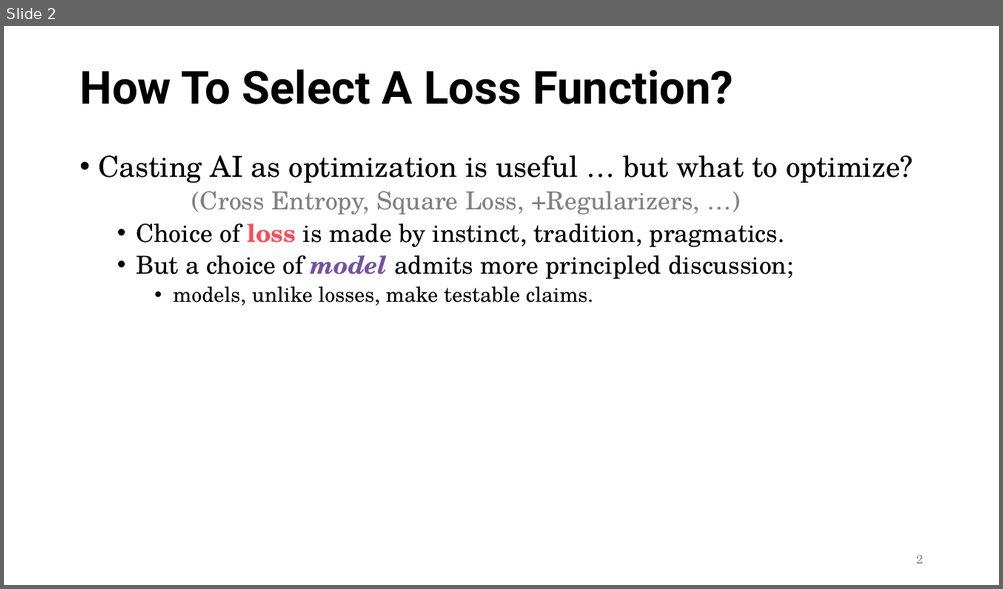
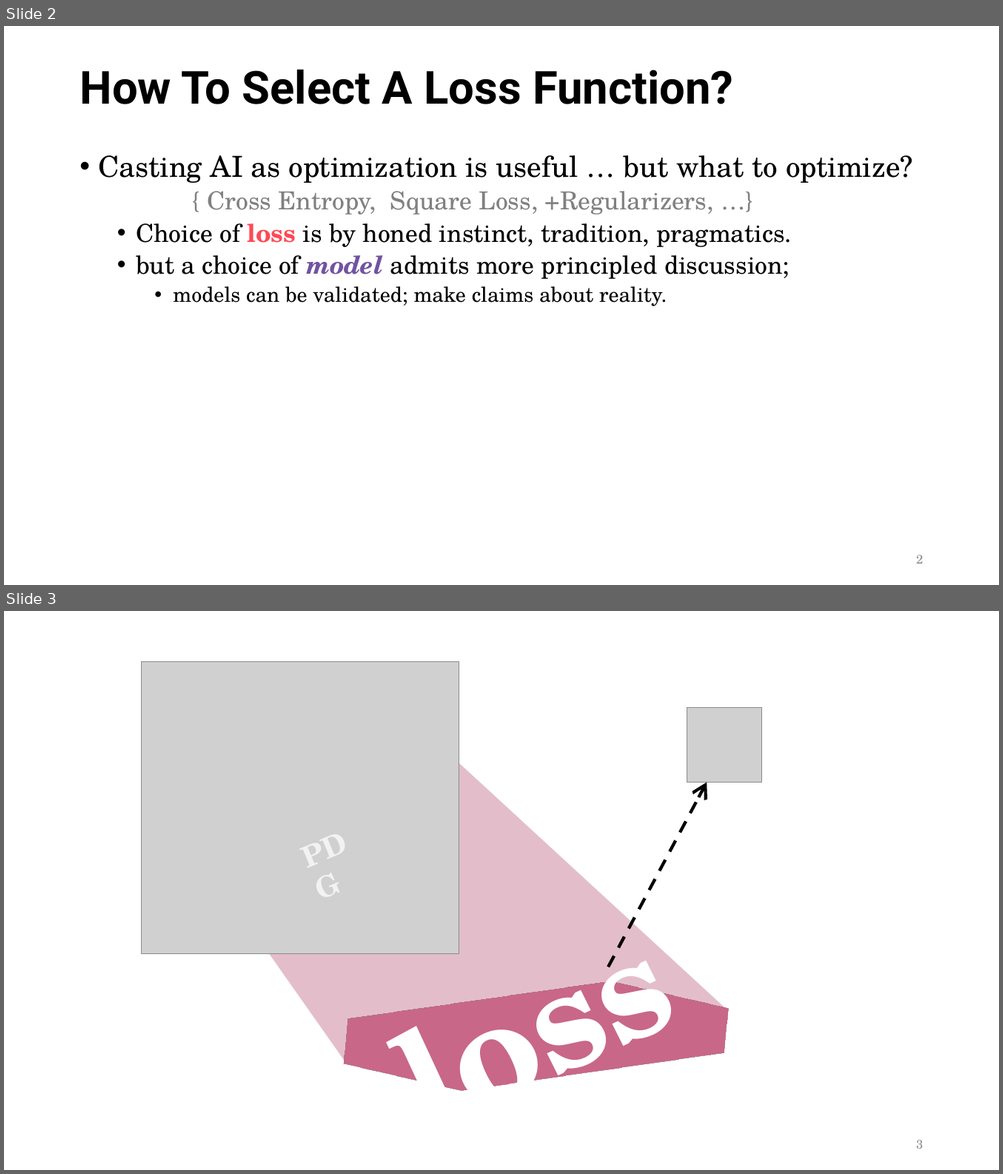
Before and after one commit to orichardson/pdg-expts, a slide deck: present/ai-seminar-2023/one-true-loss--45min.pptx. Shown one above the other, each under a label of ours: slide 2 before the commit, slides 2 and 3 after it. The pictures are 1003x589 and 1003x1174 pixels, drawn with LibreOffice and Linux fonts; fonts in the diff are those of the drawing; grey boxes stand for pictures. Boxes give left, top, right and bottom in pixels: in the first picture for what was removed or moved away, otherwise in the second. Text is boxed around its words. In the diff, an @@ line names an element or a change of style, - is before the commit and + after.

Commit message:
changes to one-true-loss.pptx??

```diff
--- a/present/ai-seminar-2023/one-true-loss--45min.pptx
+++ b/present/ai-seminar-2023/one-true-loss--45min.pptx
@@ slide 3 added at box(4, 611, 999, 1170), background #FFFFFF @@
@@ picture added at box(142, 662, 458, 954) @@
@@ picture added at box(688, 708, 762, 783) @@
@@ freeform shape added at box(246, 728, 726, 1064), fill #E3BECA @@
@@ arrow added from (609, 967) to (707, 783), #000000 3 pt dashed @@
@@ text added at box(287, 812, 373, 880), 28 pt, text #F2F2F2, bold @@
+PDG
@@ hexagon added at box(324, 902, 748, 1170), fill #B55475, 138 pt, text #FFFFFF, bold @@
+loss
@@ page number added at box(916, 1140, 922, 1149), 12 pt, text #8C8C8C @@
+3
@@ slide 2 changed as well @@
@@ text at box(136, 191, 791, 306): text changed @@
-  (Cross Entropy, Square Loss, +Regularizers, …)
-  • Choice of loss is made by instinct, tradition, pragmatics.
-  • But a choice of model admits more principled discussion;
-    • models, unlike losses, make testable claims.
+  { Cross Entropy, Square Loss, +Regularizers, …}
+  • Choice of loss is by honed instinct, tradition, pragmatics.
+  • but a choice of model admits more principled discussion;
+    • models can be validated; make claims about reality.
```
Also in this commit, not shown: 15 other slides changed, 18 other slides added.
